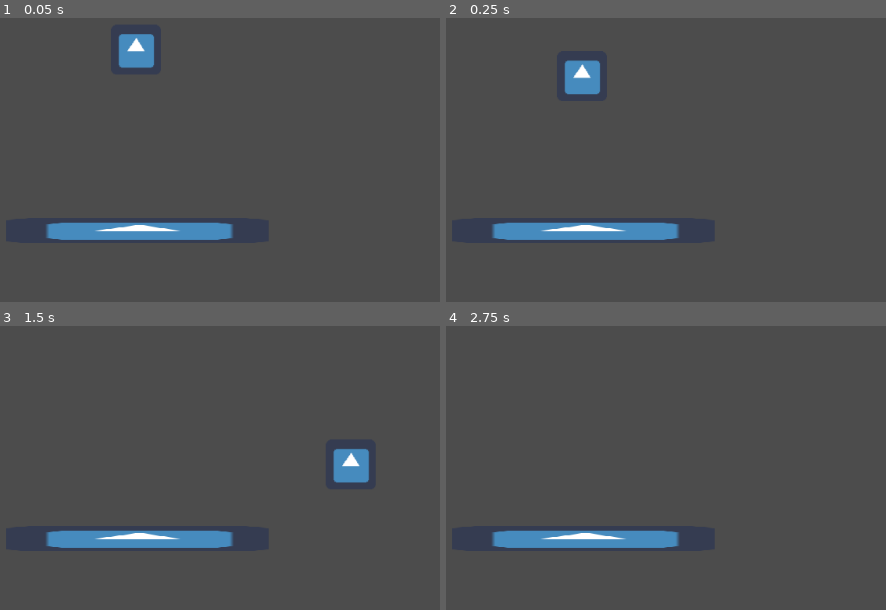
Above: before the commit, frames 1-4 (two rows, left to right).
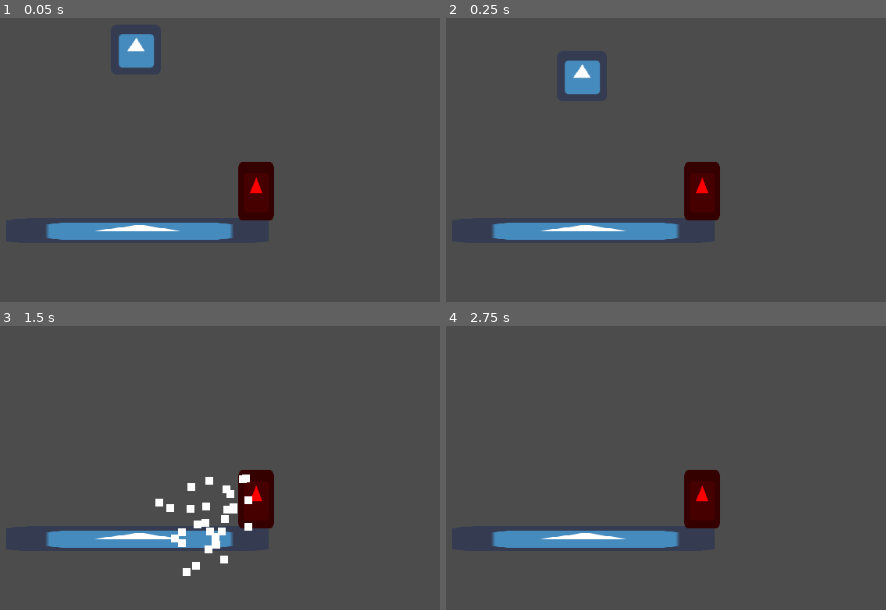
Above: after the commit, the same moments.

Repository: TheSolarPrincess/LudumDare48
Game: Godot game, scene res://Test.tscn
Same seed, same stepped clock (60 frames per second), same inputs: the game is played once before the commit and once after it. The engine's default icon, where the game draws it, is replaced by a stand-in: a white triangle on a blue panel in a dark square.
Inputs:
- Up to frame 1 (0.05 s): no input
- Up to frame 2 (0.25 s): no input
- Up to frame 3 (1.5 s): hold D (move_right) 0.53-1.28 s; tap W (jump) at 0.77 s; hold A (move_left) from 1.28 s (still down)
- Up to frame 4 (2.75 s): tap W (jump) at 1.52 s; release A (move_left) at 2.03 s; hold D (move_right) from 2.03 s (still down)

The runs differ from the first frame. In frame 1, 1.7% of the frame differs, in the area x 54-63%, y 50-72%; in frame 2, 1.7%; in frame 3, 4.0%, in the area x 35-84%, y 43-89%; in frame 4, 1.7%.

Commit message:
basic platforming

Diff:
--- a/Player.gd
+++ b/Player.gd
@@ -7,7 +7,11 @@
 
 var y_velocity = 0
 
+var is_dead = false
+
 func _physics_process(delta):
+	if is_dead: return
+
 	var move_dir = 0
 	if Input.is_action_pressed("move_left"):
 		move_dir -= 1
@@ -21,3 +25,9 @@
 		y_velocity -= JUMP_ACCEL
 	if grounded and y_velocity >= 5:
 		y_velocity = 5
+
+
+func die():
+	$Sprite.visible = false
+	$Particles2D.emitting = true
+	is_dead = true
--- a/Test.tscn
+++ b/Test.tscn
@@ -1,13 +1,56 @@
-[gd_scene load_steps=5 format=2]
+[gd_scene load_steps=10 format=2]
 
 [ext_resource path="res://icon.png" type="Texture" id=1]
 [ext_resource path="res://Player.gd" type="Script" id=2]
+[ext_resource path="res://DeathParticle.png" type="Texture" id=3]
 
 [sub_resource type="RectangleShape2D" id=1]
 extents = Vector2( 32.0388, 31.1025 )
 
+[sub_resource type="GDScript" id=6]
+script/source = "extends Sprite
+
+
+# Declare member variables here. Examples:
+# var a = 2
+# var b = \"text\"
+
+
+# Called when the node enters the scene tree for the first time.
+func _ready():
+	pass # Replace with function body.
+
+
+# Called every frame. 'delta' is the elapsed time since the previous frame.
+#func _process(delta):
+#	pass
+
+
+func _on_Area2D_body_entered(body):
+	if body.is_in_group(\"player\"):
+		body.die()
+"
+
+[sub_resource type="RectangleShape2D" id=4]
+extents = Vector2( 28.8861, 31.2434 )
+
+[sub_resource type="RectangleShape2D" id=5]
+extents = Vector2( 10, 29.864 )
+
 [sub_resource type="CircleShape2D" id=2]
 radius = 33.8581
+
+[sub_resource type="ParticlesMaterial" id=3]
+emission_shape = 1
+emission_sphere_radius = 33.37
+flag_disable_z = true
+direction = Vector3( 1, 1, 1 )
+spread = 168.05
+gravity = Vector3( 0, 98, 0 )
+initial_velocity = 68.96
+angular_velocity_random = 0.64
+orbit_velocity = 0.0
+orbit_velocity_random = 0.0
 
 [node name="Test" type="Node2D"]
 
@@ -21,7 +64,30 @@
 [node name="CollisionShape2D" type="CollisionShape2D" parent="Ground/StaticBody2D"]
 shape = SubResource( 1 )
 
-[node name="Player" type="KinematicBody2D" parent="."]
+[node name="Spikes" type="Sprite" parent="."]
+modulate = Color( 1, 0, 0, 1 )
+position = Vector2( 652.891, 415.826 )
+scale = Vector2( 0.713988, 1.17521 )
+texture = ExtResource( 1 )
+script = SubResource( 6 )
+
+[node name="StaticBody2D" type="StaticBody2D" parent="Spikes"]
+
+[node name="CollisionShape2D" type="CollisionShape2D" parent="Spikes/StaticBody2D"]
+position = Vector2( 1.51367, 0 )
+shape = SubResource( 4 )
+
+[node name="Area2D" type="Area2D" parent="Spikes" groups=[
+"death_trigger",
+]]
+
+[node name="CollisionShape2D" type="CollisionShape2D" parent="Spikes/Area2D"]
+position = Vector2( -28.7592, 0.919617 )
+shape = SubResource( 5 )
+
+[node name="Player" type="KinematicBody2D" parent="." groups=[
+"player",
+]]
 position = Vector2( 499.198, 233.27 )
 script = ExtResource( 2 )
 
@@ -30,3 +96,14 @@
 
 [node name="Sprite" type="Sprite" parent="Player"]
 texture = ExtResource( 1 )
+
+[node name="Particles2D" type="Particles2D" parent="Player"]
+position = Vector2( 0.52478, 0.524811 )
+emitting = false
+amount = 30
+one_shot = true
+explosiveness = 0.85
+randomness = 0.47
+process_material = SubResource( 3 )
+texture = ExtResource( 3 )
+[connection signal="body_entered" from="Spikes/Area2D" to="Spikes" method="_on_Area2D_body_entered"]
Binary file added: DeathParticle.png
Not shown, added: DeathParticle.png.import
